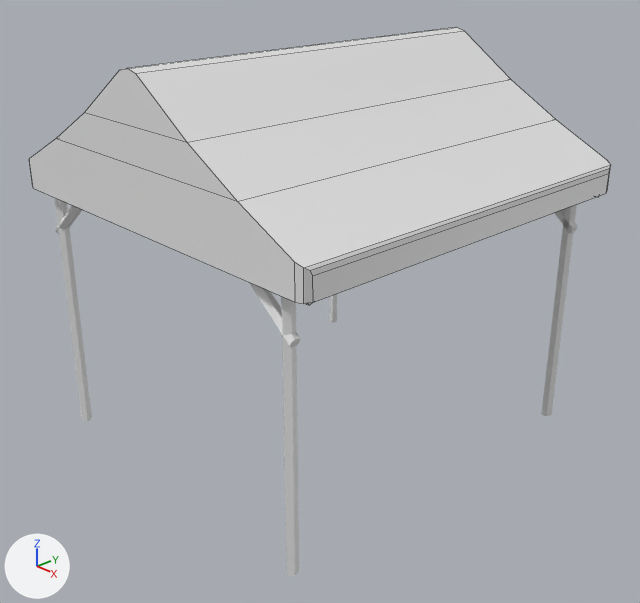
Two versions of the Blender file spatial-unity-starter-template-main/rowtent.blend, one commit apart.
One viewpoint serves both versions: a camera (50 mm lens) standing at (3.05, -2.85, 2.09) and looking at (0.09, -0.07, 0.33). The lights are fixed; the arrows at lower left show +X, +Y and +Z. Mesh edges are drawn as thin lines on the coarser meshes.

The scene before the commit, as lines of its bpy script (objects in view):
```python
me_円柱 = bpy.data.meshes.new('円柱')
me_円柱.from_pydata(...)  # a 5-sided cylinder along z spanning x 40.44..43.11, y 45.18..47.72, z -0.92..2.17
me_円柱.materials.append(mat_マテリアル)  # its picture is missing
me_円柱_003 = bpy.data.meshes.new('円柱.003')
me_円柱_003.from_pydata(...)  # 10 vertices, 7 faces; spans x -1.2..44.0, y 45.2..47.7, z 1.5..3.2
me_円柱_003.materials.append(mat_マテリアル)  # its picture is missing
me_立方体_002 = bpy.data.meshes.new('立方体.002')
me_立方体_002.from_pydata(...)  # 46 vertices, 28 faces, 2 loose edges; spans x -1.0..1.0, y -1.0..1.0, z 0.87..1.55
me_立方体_002.materials.append(mat_material)  # its picture is missing
ob_円柱 = bpy.data.objects.new('円柱', me_円柱)
ob_円柱.location = (0.0, 0.0, 0.0)
ob_円柱.scale = (0.02, 0.02, 0.438)
_m = ob_円柱.modifiers.new('ミラー', 'MIRROR')
_m.use_axis = (True, True, False)
ob_円柱_003 = bpy.data.objects.new('円柱.003', me_円柱_003)
ob_円柱_003.location = (0.0, 0.0, 0.0)
ob_円柱_003.scale = (0.02, 0.02, 0.438)
_m = ob_円柱_003.modifiers.new('ミラー', 'MIRROR')
_m.use_axis = (True, True, False)
ob_立方体 = bpy.data.objects.new('立方体', me_立方体_002)
ob_立方体.location = (0.0, 0.0, 0.0)
```
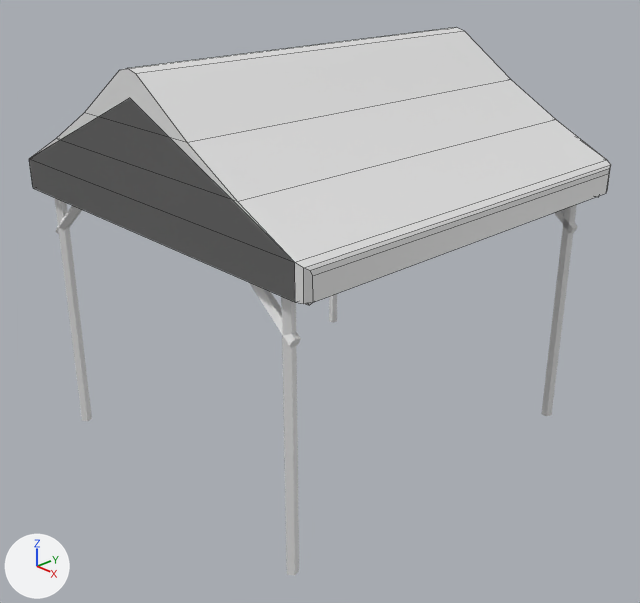
Boxes [x1, y1, x2, y2] around the edits, measured in the pictures (640 x 603 px):
part 1 of me_立方体_002, built on
    after: [29, 98, 295, 302]

The change in detail:
me_立方体_002 is used by ob_立方体; location (0.0, 0.0, 0.0).
me_立方体_002 had 46 vertices, 28 faces, 2 loose edges and spanned x -1.0..1.0, y -1.0..1.0, z 0.87..1.55.
me_立方体_002 now has 48 vertices, 36 faces and spans x -1.0..1.0, y -1.0..1.0, z 0.87..1.55.
Part 1, on me_立方体_002:
2 loose edges are deleted.
2 vertices are added at (0.0, 1.0, 1.44), (0.0, -1.0, 1.44).
8 new faces join them.
